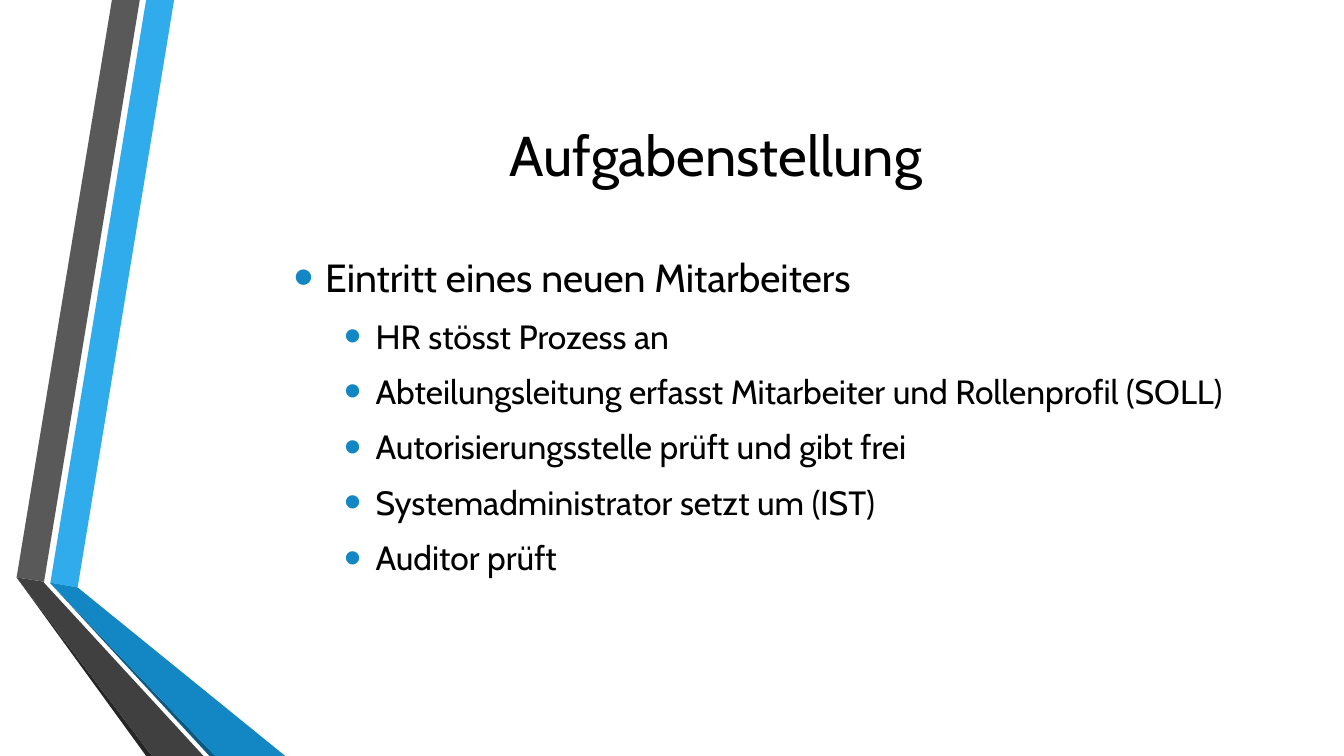
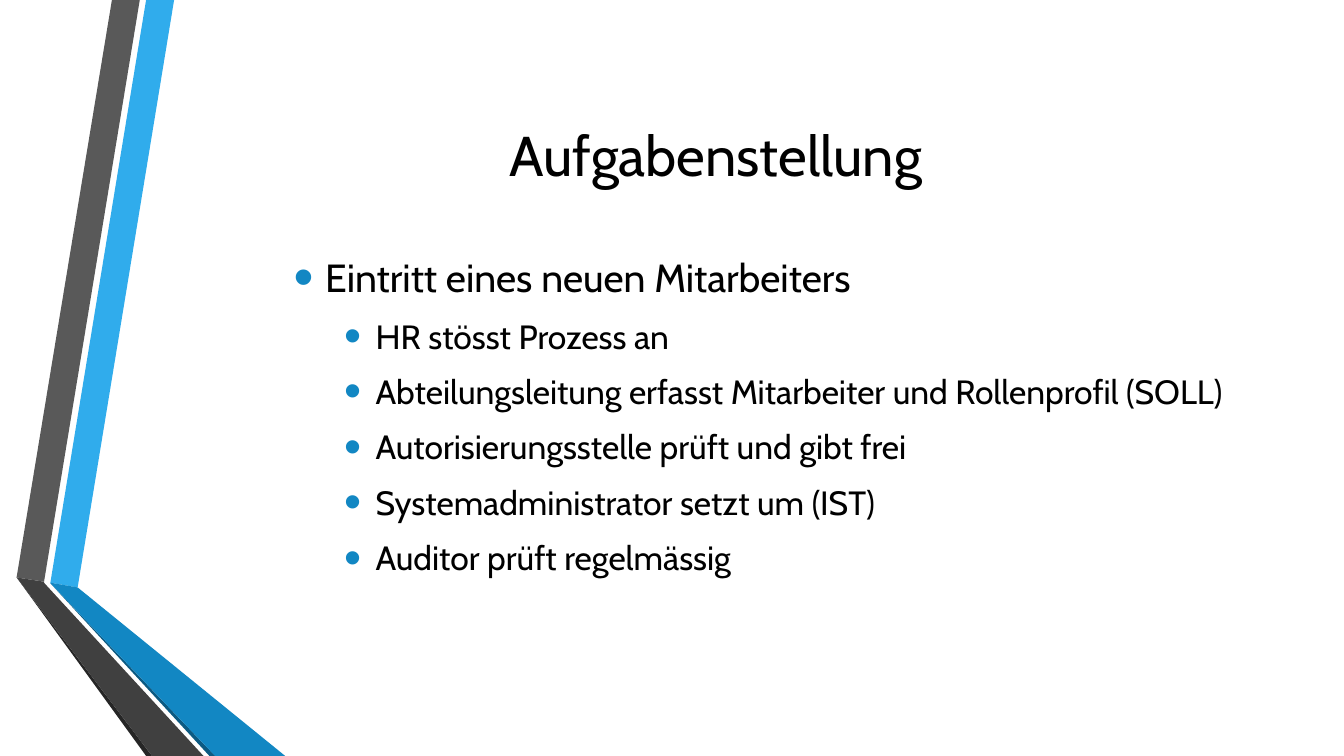
Before and after one commit to VirtSyntaxError/BTI7301-2018-WRAD, a slide deck: slide 4 of doc/WRAD.pptx (slide 5 before the commit). Drawn at 1344x756 pixels with LibreOffice and Linux fonts; fonts in the diff are those of the drawing; background and template pictures are left out. Boxes give left, top, right and bottom in pixels: in the first picture for what was removed or moved away, otherwise in the second. Text is boxed around its words. In the diff, an @@ line names an element or a change of style, - is before the commit and + after.

```diff
--- a/doc/WRAD.pptx
+++ b/doc/WRAD.pptx
@@ text at (x1=376, y1=544, x2=731, y2=578): text changed @@
-  • Auditor prüft
+  • Auditor prüft regelmässig
```
